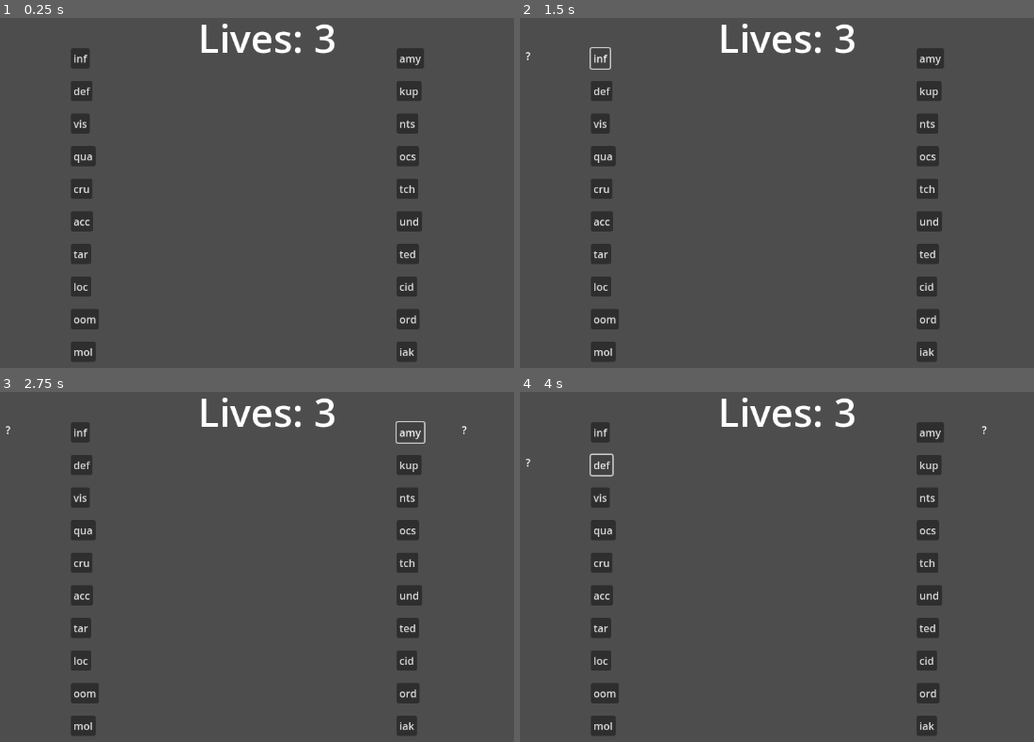
Above: before the commit, frames 1-4 (two rows, left to right).
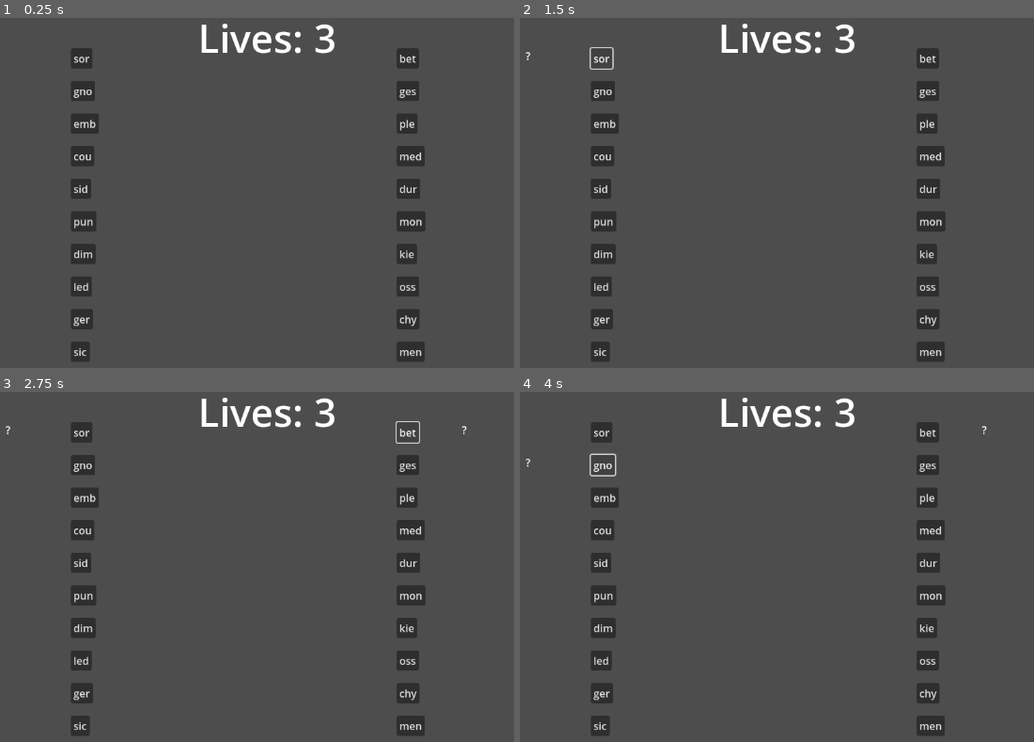
Above: after the commit, the same moments.

Repository: sparky-rss/wordproject
Game: Godot game, scene res://main.tscn
The game is run twice, just before and just after one commit, with the same random seed, the same clock (stepped at 60 frames per second) and the same inputs.
Inputs (mouse positions are in pixels of both pictures, inside the frame that each line leads up to):
- Up to frame 1 (0.25 s): no input
- Up to frame 2 (1.5 s): click (602, 60) at 0.5 s, where only the run before the commit has a clickable "inf"; click (602, 60) at 1.25 s, where only the run after the commit has a clickable "sor"
- Up to frame 3 (2.75 s): click (411, 434) at 2 s, where only the run before the commit has a clickable "amy"
- Up to frame 4 (4 s): click (926, 434) at 2.75 s, where only the run after the commit has a clickable "bet"; click (602, 465) at 3.5 s, where only the run before the commit has a clickable "def"

The runs differ from the first frame. In frame 1, 1.5% of the frame differs, in the area x 14-83%, y 8-99%; in frame 2, 1.5%; in frame 3, 1.5%; in frame 4, 1.5%.

Commit message:
Pruning word list D-E

Diff:
--- a/node_2d.gd
+++ b/node_2d.gd
@@ -319,138 +319,135 @@
 "cymbal","cynics","cypher",
 "cypres","cyprus","cystic",
 #D
-"dabbed","dabber","dabble","dachas","dacite","dacker",
-"dacoit","dacron","dactyl","daddle","dadgum","dadoed","dadoes","daedal","daemon","daffed",
-"dafter","daftly","daggas","dagger","daggle","dagoba","dagoes","dahlia","dahoon","daiker",
-"daikon","daimen","daimio","daimon","daimyo","dainty","daises","dakoit","dalasi","daledh",
-"daleth","dalles","dalton","damage","damans","damars","damask","dammar","dammed","dammer",
-"dammit","damned","damner","damped","dampen","damper","damply","damsel","damson","danced",
-"dancer","dances","dander","dandle","danged","danger","dangle","dangly","danios","danish",
-"danker","dankly","daphne","dapped","dapper","dapple","darbar","darers","darics","daring",
-"darked","darken","darker","darkey","darkie","darkle","darkly","darned","darnel","darner",
-"darted","darter","dartle","dashed","dasher","dashes","dashis","dassie","datary","datcha",
-"daters","dating","dative","dattos","datums","datura","daubed","dauber","daubes","daubry",
-"daunts","dauted","dautie","davens","davies","davits","dawdle","dawing","dawned","dawted",
-"dawtie","daybed","dayfly","daylit","dazing","dazzle","deacon","deaden","deader","deadly",
+"dabbed","dabber","dabble","dachas",
+"dactyl","daddle","dadgum","daemon",
+"dafter","daftly","dagger","daggle","dahlia",
+"daikon","dainty","daises",
+"damage","damask","dammed","dammer",
+"dammit","damned","damner","damped","dampen","damper","damply","damsel","danced",
+"dancer","dances","dander","dandle","danged","danger","dangle","dangly","danish",
+"danker","dankly","dapped","dapper","dapple","darbar","darers","daring",
+"darken","darker","darkly","darned","darner",
+"darted","darter","dashed","dasher","dashes",
+"daters","dating","datums","daubed","dauber","daubes","daubry",
+"daunts","dawdle","dawing","dawned",
+"daybed","dayfly","daylit","dazing","dazzle","deacon","deaden","deader","deadly",
 "deafen","deafer","deafly","deairs","dealer","deaned","dearer","dearie","dearly","dearth",
-"deasil","deaths","deathy","deaved","deaves","debags","debark","debars","debase","debate",
-"debeak","debits","debone","debris","debtor","debugs","debunk","debuts","debyes","decade",
-"decafs","decals","decamp","decane","decant","decare","decays","deceit","decent","decern",
-"decide","decile","decked","deckel","decker","deckle","declaw","decoct","decode","decors",
-"decoys","decree","decury","dedans","deduce","deduct","deeded","deejay","deemed","deepen",
-"deeper","deeply","deewan","deface","defame","defang","defats","defeat","defect","defend",
-"defers","deffer","defied","defier","defies","defile","define","deflea","defoam","defogs",
-"deform","defrag","defray","defter","deftly","defuel","defund","defuse","defuze","degage",
-"degame","degami","degerm","degree","degums","degust","dehorn","dehort","deiced","deicer",
-"deices","deific","deigns","deisms","deists","deixis","deject","dekare","deking","dekkos",
-"delate","delays","delead","delete","delfts","delict","delime","delish","delist","deltas",
-"deltic","delude","deluge","deluxe","delved","delver","delves","demand","demark","demast",
-"demean","dement","demies","demise","demits","demobs","demode","demoed","demons","demote",
-"demure","demurs","denari","denars","denary","dengue","denial","denied","denier","denies",
-"denims","denned","denote","denser","dental","dented","dentil","dentin","denude","deodar",
-"depart","depend","deperm","depict","deploy","depone","deport","depose","depots","depths",
-"depute","deputy","derail","derate","derats","derays","deride","derive","dermal","dermas",
-"dermic","dermis","derris","desalt","desand","descry","desert","design","desire","desist",
-"desman","desmid","desorb","desoxy","despot","detach","detail","detain","detect","detent",
-"deters","detest","detick","detour","deuced","deuces","devein","devels","devest","device",
-"devils","devise","devoid","devoir","devons","devote","devour","devout","dewans","dewars",
-"dewier","dewily","dewing","dewlap","dewool","deworm","dexies","dexter","dextro","dezinc",
-"dharma","dharna","dhobis","dholes","dhooly","dhoora","dhooti","dhotis","dhurna","dhutis",
-"diacid","diadem","dialed","dialer","dialog","diamin","diaper","diapir","diatom","diazin",
-"dibbed","dibber","dibble","dibbuk","dicast","dicers","dicier","dicing","dicked","dicker",
-"dickey","dickie","dicots","dictum","didact","diddle","diddly","didies","didoes","dieing",
-"dienes","dieoff","diesel","dieses","diesis","dieted","dieter","differ","digamy","digest",
-"digged","digger","dights","digits","diglot","dikdik","dikers","diking","diktat","dilate",
-"dildoe","dildos","dilled","dilute","dimers","dimity","dimmed","dimmer","dimout","dimple",
-"dimply","dimwit","dinars","dindle","dinero","diners","dinged","dinger","dinges","dingey",
-"dinghy","dingle","dingus","dining","dinked","dinkey","dinkly","dinkum","dinned","dinner",
-"dinted","diobol","diodes","dioecy","dioxan","dioxid","dioxin","diplex","diploe","dipnet",
-"dipody","dipole","dipped","dipper","dipsas","dipsos","diquat","dirams","dirdum","direct",
-"direly","direst","dirges","dirham","dirked","dirled","dirndl","disarm","disbar","disbud",
-"disced","discos","discus","diseur","dished","dishes","disked","dismal","dismay","dismes",
-"disown","dispel","dissed","disses","distal","distil","disuse","dither","dittos","ditzes",
-"diuron","divans","divers","divert","divest","divide","divine","diving","divots","diwans",
-"dixits","dizens","djebel","djinni","djinns","djinny","doable","doated","dobber","dobbin",
-"dobies","doblas","doblon","dobras","dobros","dobson","docent","docile","docked","docker",
-"docket","doctor","dodder","dodged","dodgem","dodger","dodges","dodoes","doffed","doffer",
+"deaths","debags","debars","debase","debate",
+"debits","debone","debris","debtor","debugs","debunk","debuts","decade",
+"decafs","decals","decamp","decane","decant","decays","deceit","decent",
+"decide","decile","decked","decker","deckle","declaw","decoct","decode","decors",
+"decoys","decree","deduce","deduct","deeded","deejay","deemed","deepen",
+"deeper","deeply","deface","defame","defang","defats","defeat","defect","defend",
+"defers","defied","defier","defies","defile","define","deflea","defogs",
+"deform","defrag","defray","defter","deftly","defuel","defund","defuse",
+"degerm","degree","dehorn","deiced","deicer",
+"deices","deific","deigns","deisms","deists","deject",
+"delays","delete","delime","delish","delist","deltas",
+"delude","deluge","deluxe","delved","delver","delves","demand","demark",
+"demean","dement","demies","demise","demode","demoed","demons","demote",
+"demure","demurs","denari","denary","dengue","denial","denied","denier","denies",
+"denims","denned","denote","denser","dental","dented","dentin","denude",
+"depart","depend","depict","deploy","deport","depose","depots","depths",
+"depute","deputy","derail","deride","derive","dermal",
+"dermic","dermis","desert","design","desire","desist",
+"despot","detach","detail","detain","detect","detent",
+"deters","detest","detour","deuced","deuces","devein","devest","device",
+"devils","devise","devoid","devote","devour","devout",
+"dewier","dewily","dewing","dewlap","deworm",
+"dharma",
+"diacid","diadem","dialed","dialer","dialog","diaper","diatom",
+"dibbed","dibble","dicers","dicier","dicing","dicked","dicker",
+"dickey","dickie","dicots","dictum","didact","diddle","diddly","didoes","dieing",
+"dieoff","diesel","diesis","dieted","dieter","differ","digamy","digest",
+"digger","digits","dikdik","dikers","diking","diktat","dilate",
+"dildoe","dildos","dilled","dilute","dimers","dimmed","dimmer","dimple",
+"dimply","dimwit","dinars","diners","dinged","dinger","dinges","dingey",
+"dinghy","dingle","dingus","dining","dinked","dinkey","dinkum","dinned","dinner",
+"dinted","diodes","dioxid","dioxin","diplex",
+"dipole","dipped","dipper","dirams","direct",
+"direly","direst","dirges","dirked","disarm","disbar",
+"disced","discos","discus","dished","dishes","disked","dismal","dismay",
+"disown","dispel","dissed","disses","distal","disuse","dither","dittos","ditzes",
+"divans","divert","divest","divide","divine","diving","divots","diwans",
+"dixits","djinni","djinns","doable",
+"docent","docile","docked","docker",
+"docket","doctor","dodder","dodged","dodger","dodges","dodoes","doffed","doffer",
 "dogdom","dogear","dogeys","dogged","dogger","doggie","dogies","dogleg","dogmas","dognap",
-"doiled","doings","doited","doling","dollar","dolled","dollop","dolman","dolmas","dolmen",
-"dolors","dolour","domain","domine","doming","domino","donate","donees","dongas","dongle",
-"donjon","donkey","donnas","donned","donnee","donors","donsie","donuts","donzel","doobie",
-"doodad","doodle","doodoo","doofus","doolee","doolie","doomed","doowop","doozer","doozie",
-"dopant","dopers","dopier","dopily","doping","dorado","dorbug","dories","dormer","dormie",
-"dormin","dorper","dorsad","dorsal","dorsel","dorser","dorsum","dosage","dosers","dosing",
-"dossal","dossed","dossel","dosser","dosses","dossil","dotage","dotard","doters","dotier",
-"doting","dotted","dottel","dotter","dottle","double","doubly","doubts","douche","doughs",
-"dought","doughy","doulas","doumas","dourah","douras","dourer","dourly","doused","douser",
-"douses","dovens","dovish","dowels","dowers","dowery","dowing","downed","downer","dowsed",
-"dowser","dowses","doxies","doyens","doyley","dozens","dozers","dozier","dozily","dozing",
-"drably","drachm","draffs","draffy","drafts","drafty","dragee","draggy","dragon","drails",
-"drains","drakes","dramas","draped","draper","drapes","drapey","drawee","drawer","drawls",
-"drawly","drayed","dreads","dreams","dreamt","dreamy","drears","dreary","drecks","drecky",
-"dredge","dreggy","dreich","dreidl","dreigh","drench","dressy","driegh","driers","driest",
-"drifts","drifty","drills","drinks","drippy","drivel","driven","driver","drives","drogue",
-"droids","droits","drolls","drolly","dromon","droned","droner","drones","drongo","drools",
-"drooly","droops","droopy","dropsy","drosky","drossy","drouks","drouth","droved","drover",
-"droves","drownd","drowns","drowse","drowsy","drudge","druggy","druids","drumly","drunks",
-"drupes","druses","dryads","dryers","dryest","drying","dryish","drylot","dually","dubbed",
-"dubber","dubbin","ducats","ducked","ducker","duckie","ductal","ducted","duddie","dudeen",
-"duding","dudish","dueled","dueler","duelli","duello","duende","duenna","dueted","duffel",
-"duffer","duffle","dugong","dugout","duiker","duking","dulcet","dulias","dulled","duller",
-"dulses","dumbed","dumber","dumbly","dumbos","dumdum","dumped","dumper","dunams","dunces",
-"dunged","dunite","dunked","dunker","dunlin","dunned","dunner","dunted","duolog","duomos",
-"dupers","dupery","duping","duplex","dupped","durbar","duress","durian","during","durion",
-"durned","durocs","durras","durrie","durums","dusked","dusted","duster","dustup","duties",
-"duvets","dwarfs","dweebs","dweeby","dwells","dwined","dwines","dyable","dyadic","dybbuk",
-"dyeing","dyings","dyking","dynamo","dynast","dynein","dynels","dynode","dyvour",
+"doings","doling","dollar","dolled","dollop","dolmen",
+"dolors","dolour","domain","doming","domino","donate","donees","dongle",
+"donjon","donkey","donnas","donned","donnee","donors","donuts","doobie",
+"doodad","doodle","doodoo","doofus","doomed","doowop","doozie",
+"dopers","dopier","dopily","doping","dormer","dorsal","dosage","dosers","dosing",
+"dotage","dotard","doters","dotier",
+"doting","dotted","dotter","double","doubly","doubts","douche","doughs",
+"doughy","doulas","dourly","doused","douser",
+"douses","dovish","dowels","dowers","dowery","downed","downer","dowsed",
+"dowser","dowses","doyens","dozens","dozers","dozily","dozing",
+"drably","drafts","drafty","draggy","dragon",
+"drains","drakes","draped","draper","drapes","drawer","drawls",
+"drawly","drayed","dreads","dreams","dreamt","dreamy","drears","dreary","drecks",
+"dredge","dreidl","drench","dressy","driers","driest",
+"drifts","drifty","drills","drinks","drippy","drivel","driven","driver","drives",
+"droids","droits","drolls","drolly","droned","droner","drones","drools",
+"drooly","droops","droopy","dropsy","droved","drover",
+"droves","drowns","drowse","drowsy","drudge","druggy","druids","drumly","drunks",
+"drupes","druses","dryads","dryers","dryest","drying","dryish","dually","dubbed",
+"dubber","ducats","ducked","ducker","duckie","ductal","ducted",
+"duding","dudish","dueled","dueler","dueted","duffel",
+"duffer","duffle","dugong","dugout","duking","dulcet","dulled","duller",
+"dumbed","dumber","dumbly","dumbos","dumdum","dumped","dumper","dunces",
+"dunged","dunked","dunker","dunned","dunner",
+"dupers","dupery","duping","duplex","duress","durian","during",
+"dusked","dusted","duster","dustup","duties",
+"duvets","dwarfs","dweebs","dweeby","dwells","dyable","dyadic",
+"dyeing","dyings","dyking","dynamo","dynast",
 #E
-"eagers",
-"eagled","eagles","eaglet","eagres","earbud","earful","earing","earlap","earned","earner",
-"earths","earthy","earwax","earwig","easels","easier","easies","easily","easing","easter",
-"eaters","eatery","eating","ebbets","ebbing","ebooks","ecarte","ecesic","ecesis","echard",
-"eching","echini","echoed","echoer","echoes","echoey","echoic","eclair","eclats","ectype",
-"eczema","eddied","eddies","eddoes","edemas","edenic","edgers","edgier","edgily","edging",
-"edible","edicts","ediles","edited","editor","educed","educes","educts","eelier","eerier",
-"eerily","efface","effect","effete","effigy","efflux","effort","effuse","egesta","egests",
-"eggars","eggcup","eggers","egging","eggnog","egises","egoism","egoist","egress","egrets",
-"eiders","eidola","eighth","eights","eighty","eikons","either","ejecta","ejects","ekuele",
-"elains","elands","elapid","elapse","elated","elater","elates","elbows","elders","eldest",
-"elects","elegit","elemis","eleven","elevon","elfins","elfish","elicit","elided","elides",
-"elints","elites","elixir","elmier","elodea","eloign","eloins","eloped","eloper","elopes",
-"eluant","eluate","eluded","eluder","eludes","eluent","eluted","elutes","eluvia","elvers",
-"elvish","elytra","emails","embalm","embank","embark","embars","embays","embeds","embers",
-"emblem","embody","emboli","emboly","embosk","emboss","embows","embrue","embryo","emceed",
-"emcees","emdash","emeers","emends","emerge","emerod","emeses","emesis","emetic","emetin",
-"emeute","emigre","emmers","emmets","emodin","emoted","emoter","emotes","empale","empery",
-"empire","employ","emydes","enable","enacts","enamel","enamor","enates","enatic","encage",
-"encamp","encase","encash","encina","encode","encore","encyst","endash","endear","enders",
-"ending","endite","endive","endows","endrin","endued","endues","endure","enduro","enemas",
-"energy","enface","enfold","engage","engild","engine","engird","engirt","englut","engram",
-"engulf","enhalo","enigma","enisle","enjoin","enjoys","enlace","enlist","enmesh","enmity",
-"ennead","ennuis","ennuye","enokis","enolic","enosis","enough","enrage","enrapt","enrich",
-"enrobe","enroll","enrols","enroot","enserf","ensign","ensile","ensoul","ensued","ensues",
+"eagled","eagles","eaglet","earbud","earful","earing","earlap","earned","earner",
+"earths","earthy","earwax","earwig","easels","easier","easily","easing",
+"eaters","eatery","eating","ebbing","ebooks",
+"echoed","echoer","echoes","echoey","echoic","eclair","eclats",
+"eczema","eddied","eddies","edemas","edenic","edgers","edgier","edgily","edging",
+"edible","edicts","edited","editor","educed","educes","eelier","eerier",
+"eerily","efface","effect","effete","effigy","effort","effuse","egests",
+"eggcup","eggers","egging","eggnog","egoism","egoist","egress","egrets",
+"eiders","eidola","eighth","eights","eighty","either","ejects","ekuele",
+"elands","elapse","elated","elater","elates","elbows","elders","eldest",
+"elects","eleven","elfish","elicit","elided","elides",
+"elites","elixir","eloped","eloper","elopes",
+"eluded","eluder","eludes",
+"elvish","emails","embalm","embank","embark","embeds","embers",
+"emblem","embody","emboli","emboss","embryo","emceed",
+"emcees","emdash","emends","emerge","emeses","emesis","emetic",
+"emigre","emoted","emoter","emotes",
+"empire","employ","enable","enacts","enamel","enamor","encage",
+"encamp","encase","encode","encore","encyst","endash","endear","enders",
+"ending","endive","endows","endued","endues","endure","enemas",
+"energy","enface","enfold","engage","engild","engine","engird",
+"engulf","enhalo","enigma","enjoin","enjoys","enlace","enlist","enmesh","enmity",
+"ennead","ennuis","enokis","enough","enrage","enrapt","enrich",
+"enrobe","enroll","enrols","enroot","ensign","ensoul","ensued","ensues",
 "ensure","entail","entera","enters","entice","entire","entity","entoil","entomb","entrap",
-"entree","enured","enures","envied","envier","envies","enviro","envois","envoys","enwind",
-"enwomb","enwrap","enzyme","enzyms","eocene","eolian","eolith","eonian","eonism","eosine",
-"eosins","epacts","eparch","ephahs","ephebe","ephebi","ephods","ephori","ephors","epical",
-"epigon","epilog","epimer","epizoa","epochs","epodes","eponym","epopee","eposes","equals",
-"equate","equids","equine","equips","equity","erased","eraser","erases","erbium","erects",
-"erenow","ergate","ergots","ericas","eringo","ermine","eroded","erodes","eroses","erotic",
-"errand","errant","errata","erring","errors","ersatz","eructs","erugos","erupts","ervils",
-"eryngo","escape","escarp","escars","eschar","eschew","escort","escots","escrow","escudo",
-"eskars","eskers","espial","espied","espies","esprit","essays","essoin","estate","esteem",
-"esters","estops","estral","estray","estrin","estrum","estrus","etalon","etamin","etapes",
-"etched","etcher","etches","eterne","ethane","ethene","ethers","ethics","ethion","ethnic",
-"ethnos","ethoxy","ethyls","ethyne","etoile","etudes","etwees","etymon","euchre","eulogy",
-"eunuch","eupnea","eureka","euripi","euroky","eutaxy","evaded","evader","evades","evened",
+"enured","enures","envied","envier","envies","envoys","enwind",
+"enwomb","enwrap","enzyme","eocene","eolian","eolith","eonian","ephods","ephori","ephors","epical",
+"epigon","epilog","epizoa","epochs","epodes","eponym","equals",
+"equate","equids","equine","equips","equity","erased","eraser","erases","erects",
+"erenow","ermine","eroded","erodes","erotic",
+"errand","errant","errata","erring","errors","ersatz","erupts",
+"escape","escarp","eschew","escort","escrow",
+"espial","espied","espies","esprit","essays","estate","esteem",
+"esters","estops","estrus","etapes",
+"etched","etcher","etches","eterne","ethane","ethene","ethers","ethics","ethnic",
+"ethnos","ethyls","ethyne","etudes","euchre","eulogy",
+"eunuch","eureka","evaded","evader","evades","evened",
 "evener","evenly","events","everts","evicts","eviler","evilly","evince","evited","evites",
-"evoked","evoker","evokes","evolve","evulse","evzone","exacta","exacts","exalts","examen",
-"exarch","exceed","excels","except","excess","excide","excise","excite","excuse","exedra",
-"exempt","exequy","exerts","exeunt","exhale","exhort","exhume","exiled","exiler","exiles",
-"exilic","exines","exists","exited","exodoi","exodos","exodus","exogen","exonic","exonym",
+"evoked","evoker","evokes","evolve","exacts","exalts",
+"exarch","exceed","excels","except","excess","excise","excite","excuse",
+"exempt","exerts","exeunt","exhale","exhort","exhume","exiled","exiler","exiles",
+"exists","exited","exodus",
 "exotic","expand","expats","expect","expels","expend","expert","expire","expiry","export",
-"expose","exsect","exsert","extant","extend","extent","extern","extoll","extols","extort",
-"extras","exuded","exudes","exults","exurbs","exuvia","eyases","eyebar","eyecup","eyeful",
+"expose","extant","extend","extent","extols","extort",
+"extras","exuded","exudes","exults","exurbs","eyebar","eyeful",
 "eyeing","eyelet","eyelid","eyries",
 #F
 "fabber","fabled","fabler","fables","fabric","facade",
